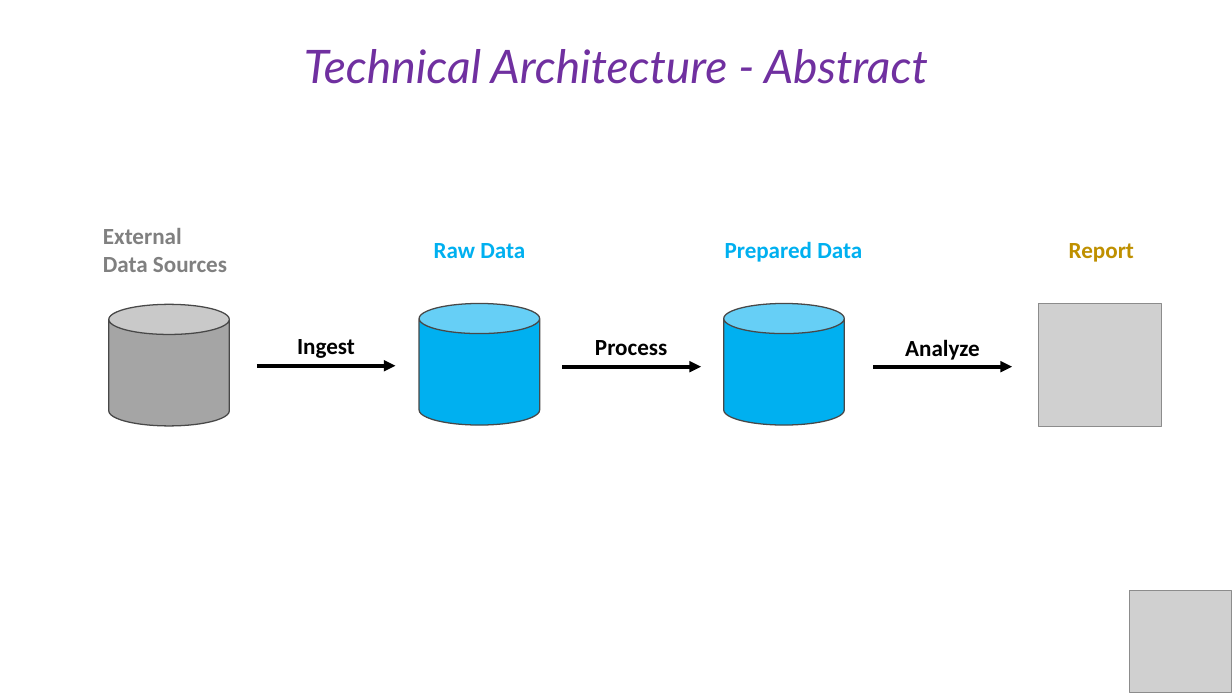
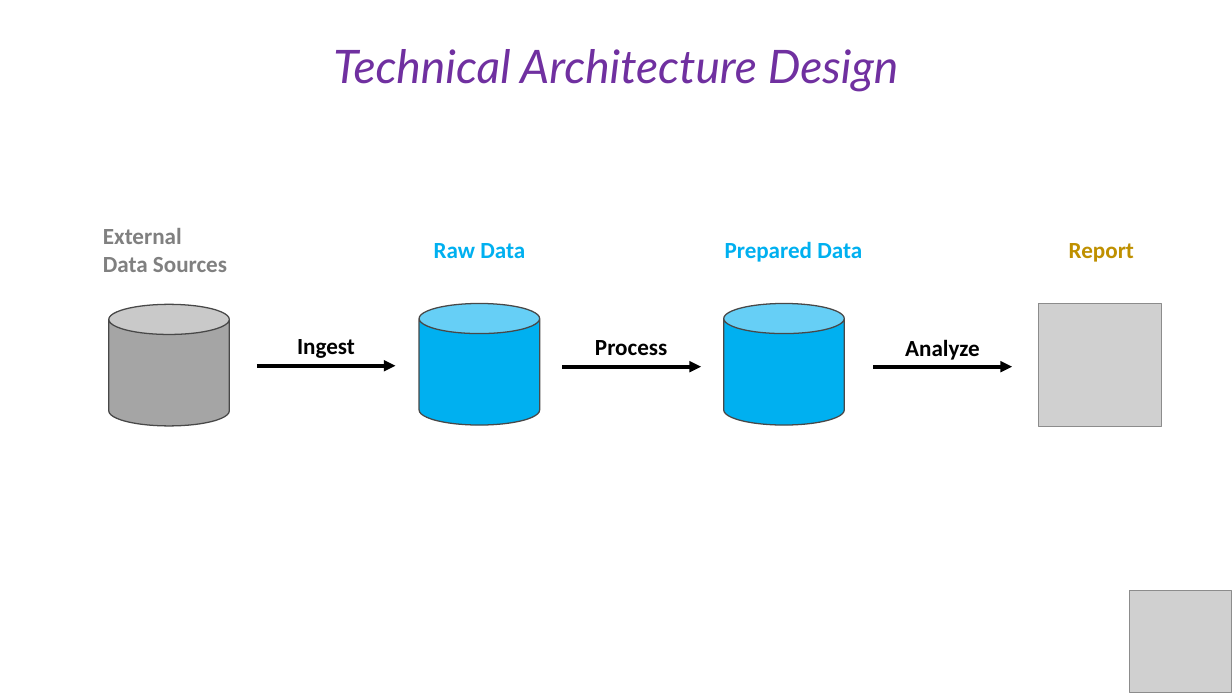
Before and after one commit to cesaramehri/Firn_CaseStudyTest, a slide deck: slide 6 of Presentation/Case Study - Presentation.pptx (slide 5 before the commit). Drawn at 1232x693 pixels with LibreOffice and Linux fonts; fonts in the diff are those of the drawing; grey boxes stand for pictures. Boxes give left, top, right and bottom in pixels: in the first picture for what was removed or moved away, otherwise in the second. Text is boxed around its words. In the diff, an @@ line names an element or a change of style, - is before the commit and + after.

```diff
--- a/Presentation/Case Study - Presentation.pptx
+++ b/Presentation/Case Study - Presentation.pptx
@@ text at <box>333,49,899,92</box>: text changed @@
-Technical Architecture - Abstract
+Technical Architecture Design
```
Also in this commit, not shown: 9 other slides changed, 12 slides added, 5 slides removed, 1 other file.
